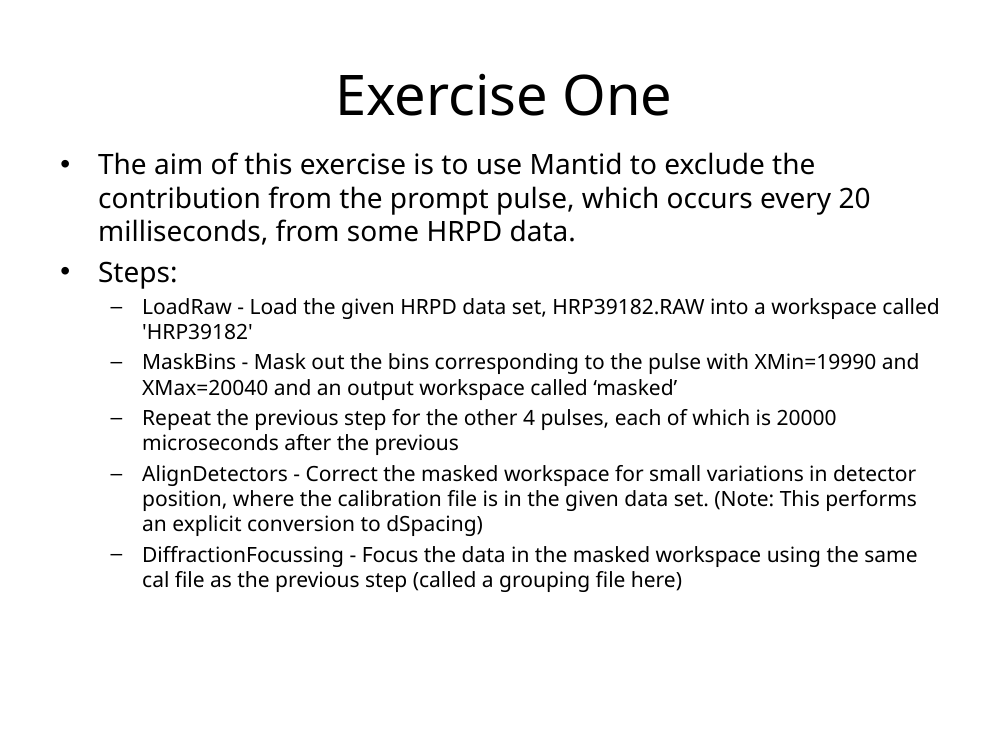
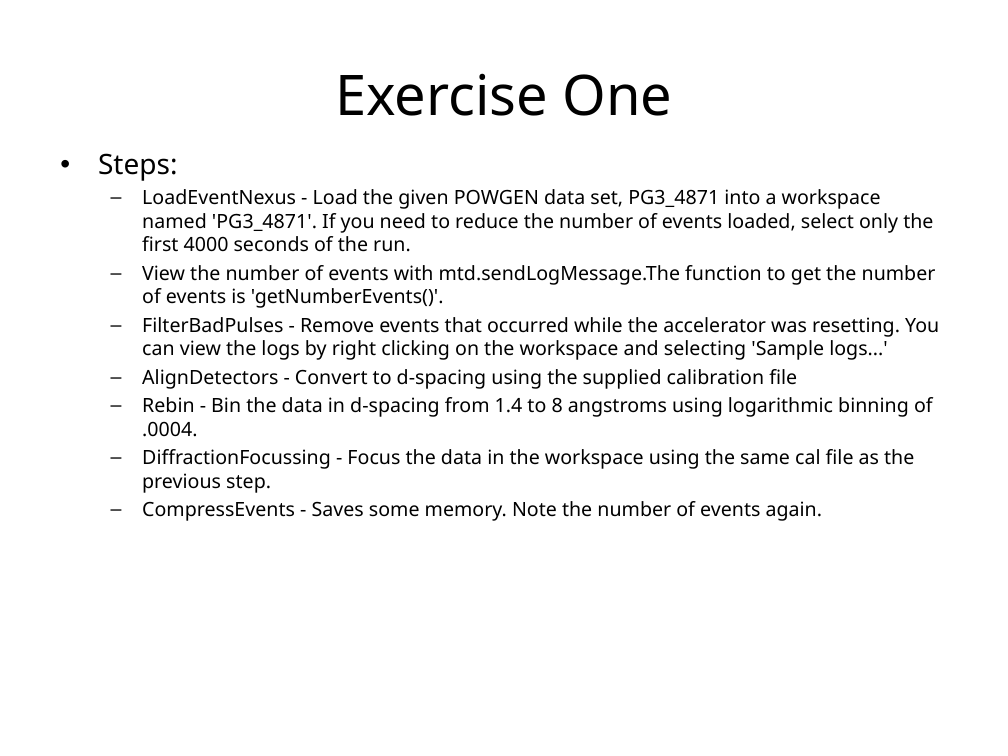
Before and after one commit to mantidproject/documents, a slide deck: slide 9 of Presentations/Python training course/Python in Mantid - SNS.ppt. Drawn at 1008x756 pixels with LibreOffice and Linux fonts; fonts in the diff are those of the drawing; background and template pictures are left out. Boxes give left, top, right and bottom in pixels: in the first picture for what was removed or moved away, otherwise in the second. Text is boxed around its words. In the diff, an @@ line names an element or a change of style, - is before the commit and + after.

Commit message:
update to the exercises

```diff
--- a/Presentations/Python training course/Python in Mantid - SNS.ppt
+++ b/Presentations/Python training course/Python in Mantid - SNS.ppt
@@ text at bbox=[98, 152, 871, 245]: paragraph removed @@
-• The aim of this exercise is to use Mantid to exclude the contribution from the prompt pulse, which occurs every 20 milliseconds, from some HRPD data.
@@ text at bbox=[142, 189, 939, 521]: text changed; size 15 to 14 pt @@
-  – LoadRaw - Load the given HRPD data set, HRP39182.RAW into a workspace called 'HRP39182'
-  – MaskBins - Mask out the bins corresponding to the pulse with XMin=19990 and XMax=20040 and an output workspace called ‘masked’
-  – Repeat the previous step for the other 4 pulses, each of which is 20000 microseconds after the previous
-  – AlignDetectors - Correct the masked workspace for small variations in detector position, where the calibration file is in the given data set. (Note: This performs an explicit conversion to dSpacing)
-  – DiffractionFocussing - Focus the data in the masked workspace using the same cal file as the previous step (called a grouping file here)
+  – LoadEventNexus - Load the given POWGEN data set, PG3_4871 into a workspace named 'PG3_4871'. If you need to reduce the number of events loaded, select only the first 4000 seconds of the run.
+  – View the number of events with mtd.sendLogMessage.The function to get the number of events is 'getNumberEvents()'.
+  – FilterBadPulses - Remove events that occurred while the accelerator was resetting. You can view the logs by right clicking on the workspace and selecting 'Sample logs...'
+  – AlignDetectors - Convert to d-spacing using the supplied calibration file
+  – Rebin - Bin the data in d-spacing from 1.4 to 8 angstroms using logarithmic binning of .0004.
+  – DiffractionFocussing - Focus the data in the workspace using the same cal file as the previous step.
+  – CompressEvents - Saves some memory. Note the number of events again.
```
Also in this commit, not shown: 5 other slides changed, 1 slide removed, 1 other file.
